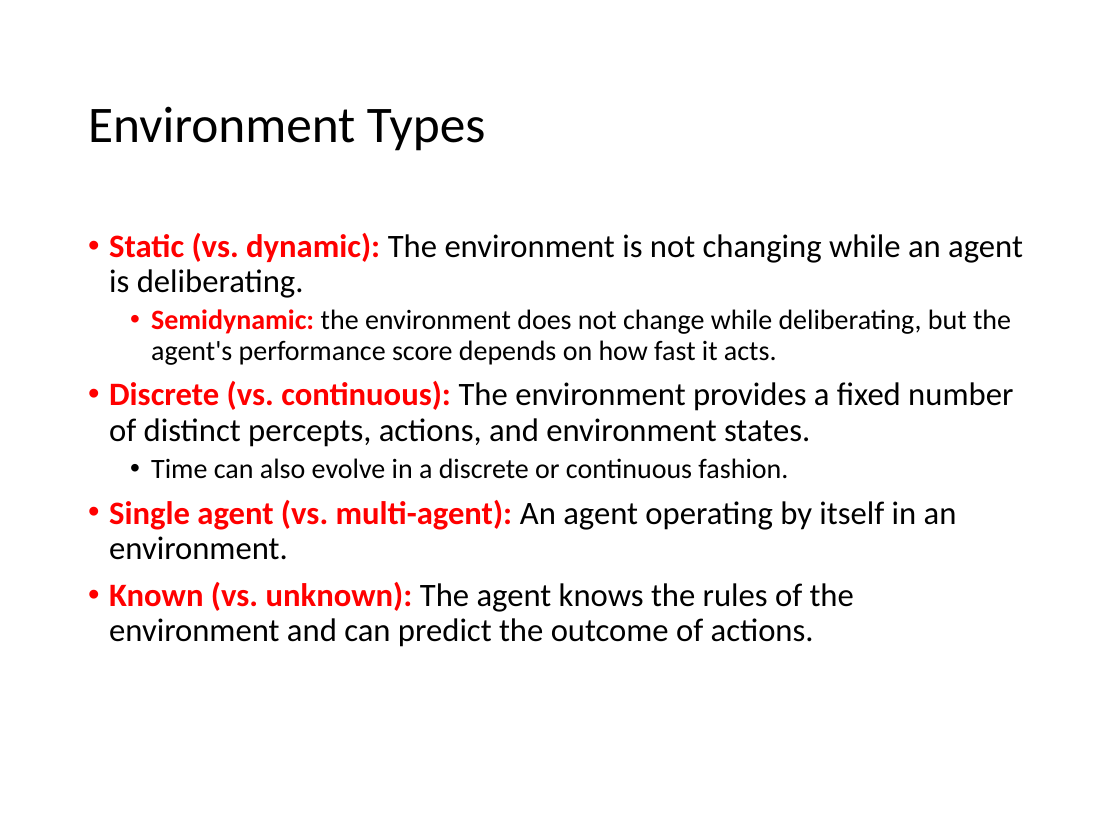
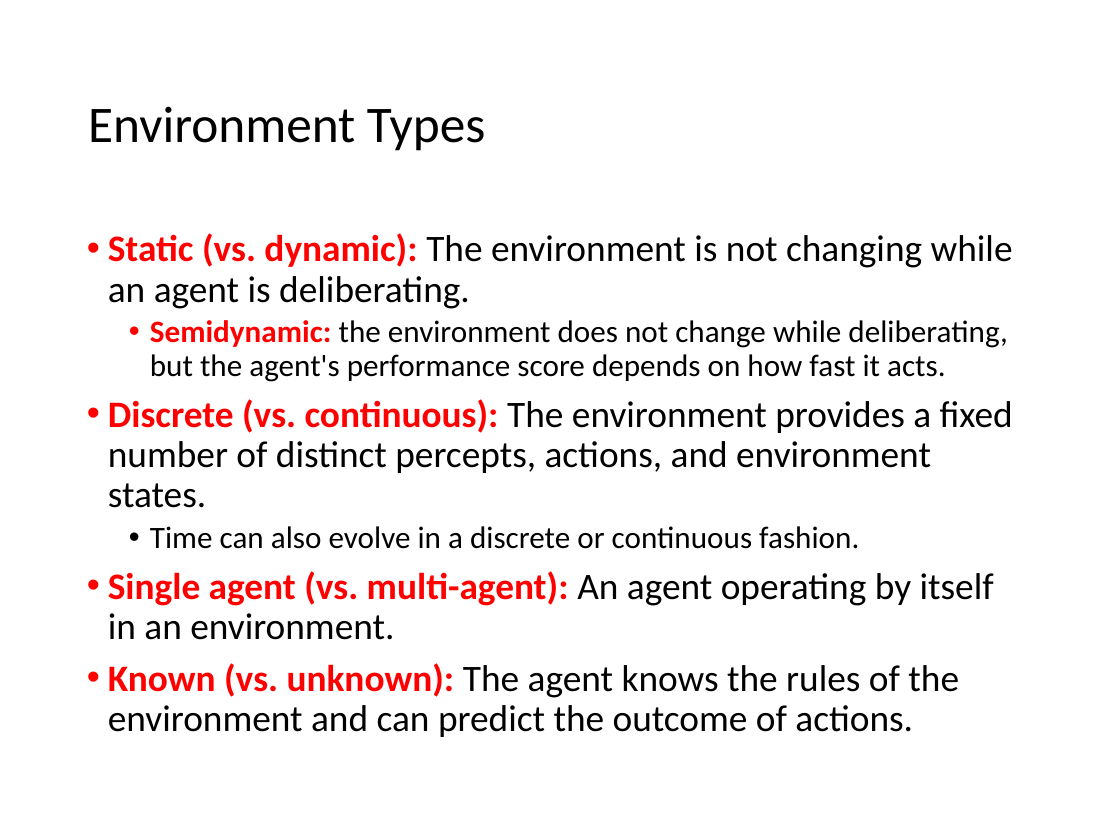
Before and after one commit to mhahsler/CS7320-AI, a slide deck: slide 16 of slides/02_agents.pptx. Drawn at 1120x840 pixels with LibreOffice and Linux fonts; fonts in the diff are those of the drawing. Boxes give left, top, right and bottom in pixels: in the first picture for what was removed or moved away, otherwise in the second. Text is boxed around its words. In the diff, an @@ line names an element or a change of style, - is before the commit and + after.

```diff
--- a/slides/02_agents.pptx
+++ b/slides/02_agents.pptx
@@ text "Static (vs. dynamic): The environment ..." at (108, 233, 1013, 737): size 21 to 24 pt in "Static (vs. dynamic): The environment is not ...", "Discrete (vs. continuous): The environment provides a ...", "Single agent (vs. multi-agent): An agent operating ...", "Known (vs. unknown): The agent knows the ..."; size 18 to 20 pt in "Semidynamic: the environment does not change while ...", "Time can also evolve in a discrete ..." @@
```
Also in this commit, not shown: 8 other slides changed, 5 other files.
